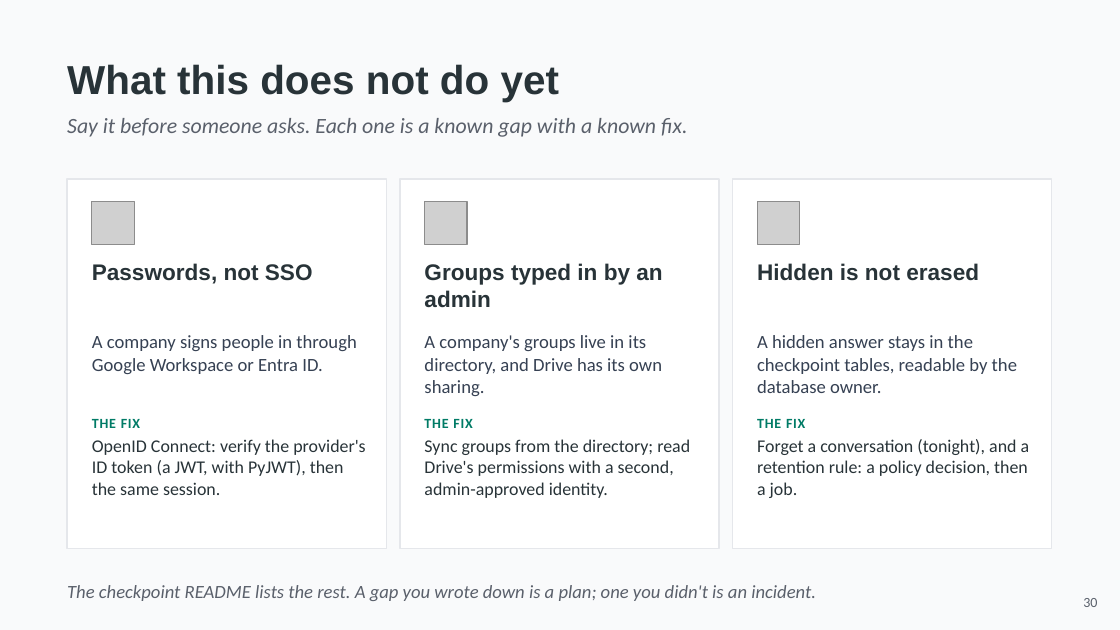
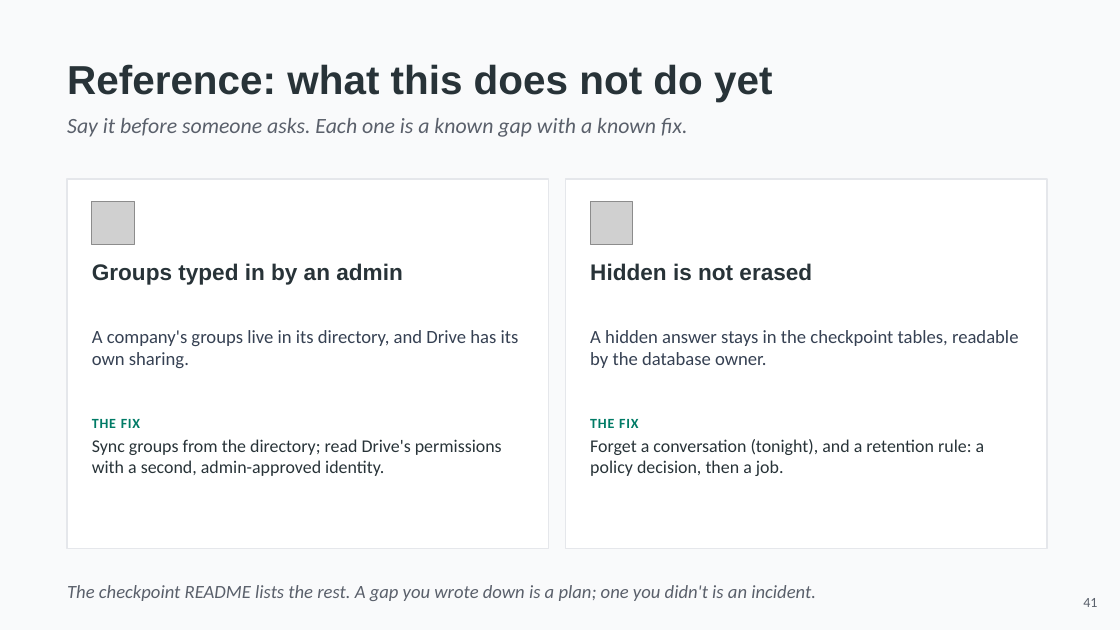
Before and after one commit to hasankanaan26/acme-desk, a slide deck: slide 41 of slides/part2-platform.pptx (slide 30 before the commit). Drawn at 1120x630 pixels with LibreOffice and Linux fonts; fonts in the diff are those of the drawing; grey boxes stand for pictures. Boxes give left, top, right and bottom in pixels: in the first picture for what was removed or moved away, otherwise in the second. Text is boxed around its words. In the diff, an @@ line names an element or a change of style, - is before the commit and + after.

```diff
--- a/slides/part2-platform.pptx
+++ b/slides/part2-platform.pptx
@@ text at bbox=[67, 64, 772, 102]: text changed @@
-What this does not do yet
+Reference: what this does not do yet
@@ rectangle: place and size @@
-rectangle at bbox=[67, 179, 386, 549]
+rectangle at bbox=[67, 179, 549, 549]
@@ rectangle: place and size @@
-rectangle at bbox=[400, 179, 719, 549]
+rectangle at bbox=[566, 179, 1047, 549]
@@ rectangle removed at bbox=[732, 179, 1052, 549] @@
@@ picture: place and size @@
-picture at bbox=[424, 202, 467, 244]
+picture at bbox=[590, 202, 633, 244]
@@ picture removed at bbox=[757, 202, 800, 244] @@
@@ text "Groups typed in by an ..." rewrapped from bbox=[424, 263, 662, 308] to bbox=[92, 263, 402, 285] @@
@@ text removed at bbox=[92, 263, 313, 284] @@
-Passwords, not SSO
@@ text "Hidden is not erased": place and size @@
-text "Hidden is not erased" at bbox=[757, 263, 979, 281]
+text "Hidden is not erased" at bbox=[590, 263, 812, 281]
@@ text "A company's groups live in ..." rewrapped from bbox=[424, 335, 662, 396] to bbox=[92, 330, 519, 368] @@
@@ text "A hidden answer stays in ..." rewrapped from bbox=[757, 335, 1017, 393] to bbox=[590, 330, 1018, 368] @@
@@ text removed at bbox=[92, 335, 356, 374] @@
-A company signs people in through Google Workspace or Entra ID.
@@ text "THE FIX" rewrapped from bbox=[424, 419, 690, 498] to bbox=[92, 419, 502, 476] @@
@@ text removed at bbox=[92, 419, 365, 495] @@
-THE FIX
-OpenID Connect: verify the provider's ID token (a JWT, with PyJWT), then the same session.
@@ text "THE FIX" rewrapped from bbox=[757, 419, 1030, 498] to bbox=[590, 419, 985, 476] @@
@@ text at bbox=[1083, 598, 1097, 607]: text changed @@
-30
+41
```
Also in this commit, not shown: 18 other slides changed, 21 slides added, 20 slides removed, 9 other files.
